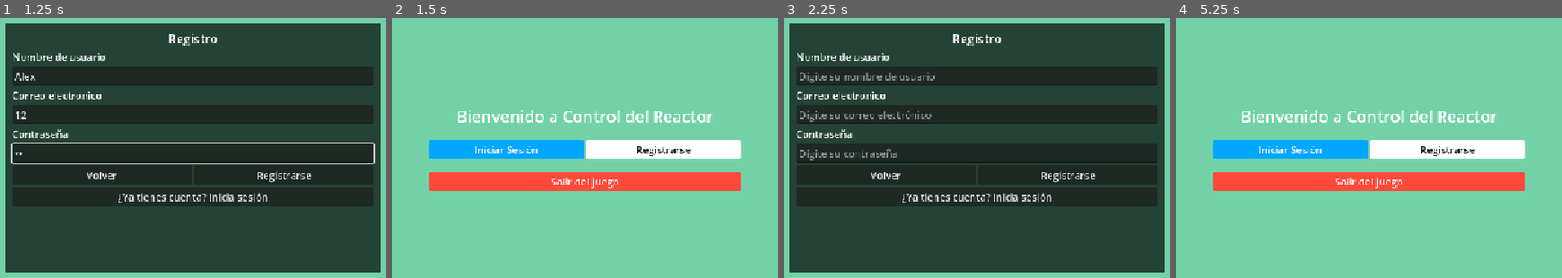
Above: before the commit, frames 1-4 (left to right).
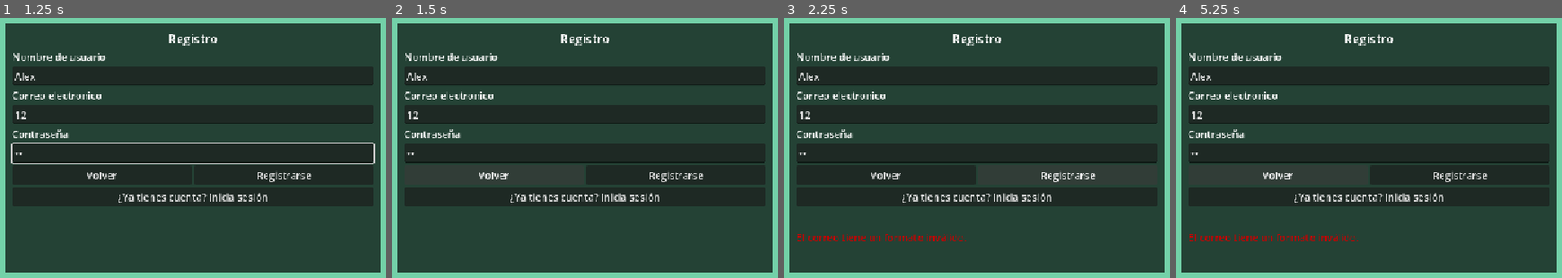
Above: after the commit, the same moments.

Repository: Jbarraza5010/control-del-reactor
Game: Godot game, scene res://scenes/auth/registro.tscn
The game is run twice, just before and just after one commit, with the same random seed, the same clock (stepped at 60 frames per second) and the same inputs. This scene is started directly instead of the project's main scene.
Inputs (mouse positions are in pixels of both pictures, inside the frame that each line leads up to):
- Up to frame 1 (1.25 s): click (193, 75) at 0.52 s; type "Alex" at 0.6 s; click (193, 114) at 0.75 s; type "12" at 0.83 s; click (193, 153) at 0.98 s; type "12" at 1.07 s
- Up to frame 2 (1.5 s): click "Volver" at 1.25 s
- Up to frame 3 (2.25 s): click "Registrarse" at 2 s
- Up to frame 4 (5.25 s): click "Registrarse" at 2.75 s; click "¿Ya tienes cuenta? Inicia ses…" at 3.5 s; click (1369, 137) at 4.25 s, where only the run before the commit has a clickable "¿Olvidaste tu contraseña? Cli…"; click "Volver" at 5 s

Frame 1 is identical in both runs. In frame 2, 93% of the frame differs, in the area x 1-99%, y 2-98%; in frame 3, 1.7%; in frame 4, 93%.
Error after the commit: Invalid call. Nonexistent function 'ir_a' in base 'Nil'. (res://scripts/HUD/registro.gd:14)

Commit message:
Revert "Merge branch 'develop' into feature/US-001-interfaz-registro"
This reverts commit 5af5518001340951c347cdb51920023821f5bb61, reversing
changes made to cb53069c473ae755b2a9621703dccce1049e19d0.

Diff:
--- a/client/scenes/auth/login.tscn
+++ /dev/null
@@ -1,104 +0,0 @@
-[gd_scene format=3 uid="uid://41unkilaelnk"]
-
-[ext_resource type="Script" uid="uid://bb6ng2x8f36xw" path="res://scripts/HUD/login.gd" id="1_aou2x"]
-
-[sub_resource type="LabelSettings" id="LabelSettings_lg6fp"]
-font_size = 20
-
-[sub_resource type="LabelSettings" id="LabelSettings_8wugm"]
-font_color = Color(0.8, 0, 0, 1)
-
-[node name="Login" type="Control" unique_id=1924561105]
-layout_mode = 3
-anchors_preset = 15
-anchor_right = 1.0
-anchor_bottom = 1.0
-grow_horizontal = 2
-grow_vertical = 2
-script = ExtResource("1_aou2x")
-
-[node name="ColorRect" type="ColorRect" parent="." unique_id=1113863558]
-layout_mode = 1
-anchors_preset = 15
-anchor_right = 1.0
-anchor_bottom = 1.0
-grow_horizontal = 2
-grow_vertical = 2
-color = Color(0.4509804, 0.81960785, 0.65882355, 1)
-
-[node name="CenterContainer" type="CenterContainer" parent="." unique_id=311119976]
-layout_mode = 1
-anchors_preset = 15
-anchor_right = 1.0
-anchor_bottom = 1.0
-grow_horizontal = 2
-grow_vertical = 2
-
-[node name="ColorRect" type="ColorRect" parent="CenterContainer" unique_id=471825461]
-custom_minimum_size = Vector2(600, 400)
-layout_mode = 2
-color = Color(0, 0, 0, 0.6862745)
-
-[node name="MarginContainer" type="MarginContainer" parent="CenterContainer/ColorRect" unique_id=1430207895]
-layout_mode = 1
-anchors_preset = 15
-anchor_right = 1.0
-anchor_bottom = 1.0
-grow_horizontal = 2
-grow_vertical = 2
-theme_override_constants/margin_left = 10
-theme_override_constants/margin_top = 10
-theme_override_constants/margin_right = 10
-theme_override_constants/margin_bottom = 10
-
-[node name="VBoxContainer" type="VBoxContainer" parent="CenterContainer/ColorRect/MarginContainer" unique_id=2034939488]
-layout_mode = 2
-
-[node name="Titulo" type="Label" parent="CenterContainer/ColorRect/MarginContainer/VBoxContainer" unique_id=1786059993]
-layout_mode = 2
-text = "Inicio de sesión"
-label_settings = SubResource("LabelSettings_lg6fp")
-horizontal_alignment = 1
-
-[node name="TituloCorreo" type="Label" parent="CenterContainer/ColorRect/MarginContainer/VBoxContainer" unique_id=1795856820]
-layout_mode = 2
-text = "Correo electronico"
-
-[node name="CampoCorreo" type="LineEdit" parent="CenterContainer/ColorRect/MarginContainer/VBoxContainer" unique_id=999793593]
-layout_mode = 2
-placeholder_text = "Digite su correo electrónico"
-
-[node name="TituloContrasena" type="Label" parent="CenterContainer/ColorRect/MarginContainer/VBoxContainer" unique_id=191650836]
-layout_mode = 2
-text = "Contraseña"
-
-[node name="CampoContrasena" type="LineEdit" parent="CenterContainer/ColorRect/MarginContainer/VBoxContainer" unique_id=1428100937]
-layout_mode = 2
-placeholder_text = "Digite su contraseña"
-secret = true
-
-[node name="BotonIrRecuperacion" type="Button" parent="CenterContainer/ColorRect/MarginContainer/VBoxContainer" unique_id=544498983]
-layout_mode = 2
-text = "¿Olvidaste tu contraseña? Clic aquí"
-
-[node name="HBoxContainer" type="HBoxContainer" parent="CenterContainer/ColorRect/MarginContainer/VBoxContainer" unique_id=1842642052]
-layout_mode = 2
-
-[node name="BotonVolver" type="Button" parent="CenterContainer/ColorRect/MarginContainer/VBoxContainer/HBoxContainer" unique_id=493396154]
-layout_mode = 2
-size_flags_horizontal = 3
-text = "Volver"
-
-[node name="BotonLogin" type="Button" parent="CenterContainer/ColorRect/MarginContainer/VBoxContainer/HBoxContainer" unique_id=348863274]
-layout_mode = 2
-size_flags_horizontal = 3
-text = "Iniciar sesión"
-
-[node name="BotonIrRegistro" type="Button" parent="CenterContainer/ColorRect/MarginContainer/VBoxContainer" unique_id=423926991]
-layout_mode = 2
-text = "¿No tienes cuenta? Registrate aquí"
-
-[node name="LabelMensaje" type="Label" parent="CenterContainer/ColorRect/MarginContainer/VBoxContainer" unique_id=1102229563]
-layout_mode = 2
-label_settings = SubResource("LabelSettings_8wugm")
-autowrap_mode = 1
--- a/client/scenes/common/dato_estadistica.tscn
+++ /dev/null
@@ -1,41 +0,0 @@
-[gd_scene format=3 uid="uid://b2573bx0ab7hn"]
-
-[sub_resource type="LabelSettings" id="LabelSettings_8w0r3"]
-font_size = 20
-
-[sub_resource type="LabelSettings" id="LabelSettings_h4t55"]
-font_size = 25
-
-[node name="DatoEstadistica" type="ColorRect" unique_id=1870040779]
-anchors_preset = 15
-anchor_right = 1.0
-anchor_bottom = 1.0
-grow_horizontal = 2
-grow_vertical = 2
-size_flags_horizontal = 3
-color = Color(0, 0, 0, 0.6862745)
-
-[node name="MarginContainer" type="MarginContainer" parent="." unique_id=1068666006]
-layout_mode = 1
-anchors_preset = 15
-anchor_right = 1.0
-anchor_bottom = 1.0
-grow_horizontal = 2
-grow_vertical = 2
-
-[node name="VBoxContainer" type="VBoxContainer" parent="MarginContainer" unique_id=82914176]
-layout_mode = 2
-
-[node name="Titulo" type="Label" parent="MarginContainer/VBoxContainer" unique_id=1166151224]
-layout_mode = 2
-size_flags_vertical = 6
-text = "title"
-label_settings = SubResource("LabelSettings_8w0r3")
-horizontal_alignment = 1
-
-[node name="Valor" type="Label" parent="MarginContainer/VBoxContainer" unique_id=1493934207]
-layout_mode = 2
-size_flags_vertical = 6
-text = "value"
-label_settings = SubResource("LabelSettings_h4t55")
-horizontal_alignment = 1
--- a/client/scenes/entrada.tscn
+++ /dev/null
@@ -1,102 +0,0 @@
-[gd_scene format=3 uid="uid://c3hasbibkvdjk"]
-
-[ext_resource type="Script" uid="uid://bdlqqavkh0eem" path="res://scripts/HUD/entrada.gd" id="1_lqjpw"]
-
-[sub_resource type="LabelSettings" id="LabelSettings_h4t55"]
-font_size = 26
-
-[sub_resource type="StyleBoxFlat" id="StyleBoxFlat_lqjpw"]
-content_margin_left = 4.0
-content_margin_top = 4.0
-content_margin_right = 4.0
-content_margin_bottom = 4.0
-bg_color = Color(0, 0.6509804, 1, 1)
-corner_radius_top_left = 3
-corner_radius_top_right = 3
-corner_radius_bottom_right = 3
-corner_radius_bottom_left = 3
-corner_detail = 5
-
-[sub_resource type="StyleBoxFlat" id="StyleBoxFlat_2x46s"]
-content_margin_left = 4.0
-content_margin_top = 4.0
-content_margin_right = 4.0
-content_margin_bottom = 4.0
-bg_color = Color(1, 1, 1, 1)
-corner_radius_top_left = 3
-corner_radius_top_right = 3
-corner_radius_bottom_right = 3
-corner_radius_bottom_left = 3
-corner_detail = 5
-
-[sub_resource type="StyleBoxFlat" id="StyleBoxFlat_vjipu"]
-content_margin_left = 4.0
-content_margin_top = 4.0
-content_margin_right = 4.0
-content_margin_bottom = 4.0
-bg_color = Color(1, 0.28469148, 0.22287801, 1)
-corner_radius_top_left = 3
-corner_radius_top_right = 3
-corner_radius_bottom_right = 3
-corner_radius_bottom_left = 3
-corner_detail = 5
-
-[node name="Entrada" type="Control" unique_id=439115292]
-layout_mode = 3
-anchors_preset = 15
-anchor_right = 1.0
-anchor_bottom = 1.0
-grow_horizontal = 2
-grow_vertical = 2
-script = ExtResource("1_lqjpw")
-
-[node name="ColorRect" type="ColorRect" parent="." unique_id=1131914461]
-layout_mode = 1
-anchors_preset = 15
-anchor_right = 1.0
-anchor_bottom = 1.0
-grow_horizontal = 2
-grow_vertical = 2
-color = Color(0.4509804, 0.81960785, 0.65882355, 1)
-
-[node name="CenterContainer" type="CenterContainer" parent="." unique_id=1501306428]
-layout_mode = 1
-anchors_preset = 15
-anchor_right = 1.0
-anchor_bottom = 1.0
-grow_horizontal = 2
-grow_vertical = 2
-
-[node name="VBoxContainer" type="VBoxContainer" parent="CenterContainer" unique_id=1282602254]
-custom_minimum_size = Vector2(500, 0)
-layout_mode = 2
-theme_override_constants/separation = 20
-
-[node name="Titulo" type="Label" parent="CenterContainer/VBoxContainer" unique_id=2065746605]
-layout_mode = 2
-text = "Bienvenido a Control del Reactor"
-label_settings = SubResource("LabelSettings_h4t55")
-horizontal_alignment = 1
-
-[node name="HBoxContainer" type="HBoxContainer" parent="CenterContainer/VBoxContainer" unique_id=1423096673]
-layout_mode = 2
-
-[node name="BotonLogin" type="Button" parent="CenterContainer/VBoxContainer/HBoxContainer" unique_id=829493728]
-layout_mode = 2
-size_flags_horizontal = 3
-theme_override_colors/font_color = Color(1, 1, 1, 1)
-theme_override_styles/normal = SubResource("StyleBoxFlat_lqjpw")
-text = "Iniciar Sesión"
-
-[node name="BotonRegistro" type="Button" parent="CenterContainer/VBoxContainer/HBoxContainer" unique_id=1211420498]
-layout_mode = 2
-size_flags_horizontal = 3
-theme_override_colors/font_color = Color(0, 0, 0, 1)
-theme_override_styles/normal = SubResource("StyleBoxFlat_2x46s")
-text = "Registrarse"
-
-[node name="BotonSalir" type="Button" parent="CenterContainer/VBoxContainer" unique_id=378114274]
-layout_mode = 2
-theme_override_colors/font_color = Color(1, 1, 1, 1)
-theme_override_styles/normal = SubResource("StyleBoxFlat_vjipu")
-text = "Salir del juego"
--- a/client/scenes/mainmenu.tscn
+++ /dev/null
@@ -1,75 +0,0 @@
-[gd_scene format=3 uid="uid://bydrdd4rsxkqq"]
-
-[ext_resource type="Script" uid="uid://bd6m7rh8ovxop" path="res://scripts/HUD/mainmenu.gd" id="1_5mbse"]
-
-[sub_resource type="LabelSettings" id="LabelSettings_8w0r3"]
-font_size = 40
-
-[node name="Mainmenu" type="Control" unique_id=122317399]
-layout_mode = 3
-anchors_preset = 15
-anchor_right = 1.0
-anchor_bottom = 1.0
-grow_horizontal = 2
-grow_vertical = 2
-script = ExtResource("1_5mbse")
-
-[node name="ColorRect" type="ColorRect" parent="." unique_id=959708522]
-layout_mode = 1
-anchors_preset = 15
-anchor_right = 1.0
-anchor_bottom = 1.0
-grow_horizontal = 2
-grow_vertical = 2
-color = Color(0.4509804, 0.81960785, 0.65882355, 1)
-
-[node name="CenterContainer" type="CenterContainer" parent="." unique_id=2750672]
-layout_mode = 1
-anchors_preset = 15
-anchor_right = 1.0
-anchor_bottom = 1.0
-grow_horizontal = 2
-grow_vertical = 2
-
-[node name="VBoxContainer" type="VBoxContainer" parent="CenterContainer" unique_id=1970365494]
-custom_minimum_size = Vector2(300, 400)
-layout_mode = 2
-theme_override_constants/separation = 30
-
-[node name="Titulo" type="Label" parent="CenterContainer/VBoxContainer" unique_id=1194869157]
-layout_mode = 2
-text = "CONTROL DEL REACTOR"
-label_settings = SubResource("LabelSettings_8w0r3")
-horizontal_alignment = 1
-
-[node name="BotonJugar" type="Button" parent="CenterContainer/VBoxContainer" unique_id=483563925]
-layout_mode = 2
-size_flags_vertical = 3
-theme_override_font_sizes/font_size = 25
-text = "Jugar"
-
-[node name="BotonPanel" type="Button" parent="CenterContainer/VBoxContainer" unique_id=943251484]
-layout_mode = 2
-size_flags_vertical = 3
-theme_override_font_sizes/font_size = 25
-text = "Configurar Mando"
-
-[node name="BotonQuit" type="Button" parent="CenterContainer/VBoxContainer" unique_id=1709459708]
-layout_mode = 2
-size_flags_vertical = 3
-theme_override_font_sizes/font_size = 25
-text = "Salir"
-
-[node name="BotonPerfil" type="Button" parent="." unique_id=1463802166]
-custom_minimum_size = Vector2(100, 100)
-layout_mode = 1
-anchors_preset = 3
-anchor_left = 1.0
-anchor_top = 1.0
-anchor_right = 1.0
-anchor_bottom = 1.0
-offset_left = -8.0
-offset_top = -8.0
-grow_horizontal = 0
-grow_vertical = 0
-text = "Perfil"
--- a/client/scenes/profile/perfil.tscn
+++ /dev/null
@@ -1,74 +0,0 @@
-[gd_scene format=3 uid="uid://n447kwtgj5cp"]
-
-[ext_resource type="Script" uid="uid://bnop3xnrddv6d" path="res://scripts/HUD/perfil.gd" id="1_7lmdw"]
-[ext_resource type="PackedScene" uid="uid://b2573bx0ab7hn" path="res://scenes/common/dato_estadistica.tscn" id="2_264j0"]
-
-[node name="Perfil" type="Control" unique_id=971091188]
-layout_mode = 3
-anchors_preset = 15
-anchor_right = 1.0
-anchor_bottom = 1.0
-grow_horizontal = 2
-grow_vertical = 2
-script = ExtResource("1_7lmdw")
-
-[node name="ColorRect" type="ColorRect" parent="." unique_id=1678671127]
-layout_mode = 1
-anchors_preset = 15
-anchor_right = 1.0
-anchor_bottom = 1.0
-grow_horizontal = 2
-grow_vertical = 2
-color = Color(0.4509804, 0.81960785, 0.65882355, 1)
-
-[node name="CenterContainer" type="CenterContainer" parent="." unique_id=1990170730]
-layout_mode = 1
-anchors_preset = 15
-anchor_right = 1.0
-anchor_bottom = 1.0
-grow_horizontal = 2
-grow_vertical = 2
-
-[node name="ColorRect" type="ColorRect" parent="CenterContainer" unique_id=2006049946]
-custom_minimum_size = Vector2(1000, 500)
-layout_mode = 2
-color = Color(0, 0, 1, 1)
-
-[node name="MarginContainer" type="MarginContainer" parent="CenterContainer/ColorRect" unique_id=1538674809]
-layout_mode = 1
-anchors_preset = 15
-anchor_right = 1.0
-anchor_bottom = 1.0
-grow_horizontal = 2
-grow_vertical = 2
-theme_override_constants/margin_left = 50
-theme_override_constants/margin_top = 25
-theme_override_constants/margin_right = 25
-theme_override_constants/margin_bottom = 50
-
-[node name="VBoxContainer" type="VBoxContainer" parent="CenterContainer/ColorRect/MarginContainer" unique_id=1530330098]
-layout_mode = 2
-
-[node name="NombreJugador" type="Label" parent="CenterContainer/ColorRect/MarginContainer/VBoxContainer" unique_id=887756083]
-layout_mode = 2
-size_flags_vertical = 6
-text = "PLAYER NAME"
-
-[node name="HBoxContainer" type="HBoxContainer" parent="CenterContainer/ColorRect/MarginContainer/VBoxContainer" unique_id=2053383616]
-layout_mode = 2
-size_flags_vertical = 3
-size_flags_stretch_ratio = 2.0
-
-[node name="DatoEstadistica" parent="CenterContainer/ColorRect/MarginContainer/VBoxContainer/HBoxContainer" unique_id=741568416 instance=ExtResource("2_264j0")]
-layout_mode = 2
-
-[node name="DatoEstadistica2" parent="CenterContainer/ColorRect/MarginContainer/VBoxContainer/HBoxContainer" unique_id=449457873 instance=ExtResource("2_264j0")]
-layout_mode = 2
-
-[node name="DatoEstadistica3" parent="CenterContainer/ColorRect/MarginContainer/VBoxContainer/HBoxContainer" unique_id=1607371316 instance=ExtResource("2_264j0")]
-layout_mode = 2
-
-[node name="BotonVolver" type="Button" parent="CenterContainer/ColorRect/MarginContainer/VBoxContainer" unique_id=1860025606]
-layout_mode = 2
-size_flags_vertical = 3
-text = "Volver al titulo"
--- a/client/scripts/HUD/entrada.gd
+++ /dev/null
@@ -1,10 +0,0 @@
-extends Control
-
-@onready var boton_ir_login: Button =  $CenterContainer/VBoxContainer/HBoxContainer/BotonLogin
-@onready var boton_ir_registro: Button = $CenterContainer/VBoxContainer/HBoxContainer/BotonRegistro
-@onready var boton_quit: Button = $CenterContainer/VBoxContainer/BotonSalir
-
-func _ready() -> void:
-	boton_ir_login.pressed.connect(func(): Navegacion.ir_a("auth/login"))
-	boton_ir_registro.pressed.connect(func(): Navegacion.ir_a("auth/registro"))
-	boton_quit.pressed.connect(func(): get_tree().quit())
--- a/client/scripts/HUD/login.gd
+++ /dev/null
@@ -1,38 +0,0 @@
-extends Control
-
-@onready var campo_correo: LineEdit = $CenterContainer/ColorRect/MarginContainer/VBoxContainer/CampoCorreo
-@onready var campo_contrasena: LineEdit = $CenterContainer/ColorRect/MarginContainer/VBoxContainer/CampoContrasena
-@onready var boton_ir_recuperacion: Button = $CenterContainer/ColorRect/MarginContainer/VBoxContainer/BotonIrRecuperacion
-@onready var boton_volver: Button = $CenterContainer/ColorRect/MarginContainer/VBoxContainer/HBoxContainer/BotonVolver
-@onready var boton_login: Button = $CenterContainer/ColorRect/MarginContainer/VBoxContainer/HBoxContainer/BotonLogin
-@onready var boton_ir_registro: Button = $CenterContainer/ColorRect/MarginContainer/VBoxContainer/BotonIrRegistro
-@onready var label_mensaje: Label = $CenterContainer/ColorRect/MarginContainer/VBoxContainer/LabelMensaje
-
-var MOCKING := true
-
-func _ready() -> void:
-	boton_ir_recuperacion.pressed.connect(func(): Navegacion.ir_a("auth/recuperacion"))
-	boton_volver.pressed.connect(func(): Navegacion.ir_a("entrada"))
-	boton_login.pressed.connect(_al_iniciar_sesion)
-	boton_ir_registro.pressed.connect(func(): Navegacion.ir_a("auth/registro"))
-
-func _al_iniciar_sesion() -> void:
-	# Validaciones de campos no vacíos
-	var correo := campo_correo.text.strip_edges()
-	var contrasena := campo_contrasena.text
-
-	if ValidacionCuenta.validar_login(correo, contrasena) != "":
-		label_mensaje.text = ValidacionCuenta.validar_login(correo, contrasena)
-
-
-
-	if MOCKING:
-		# Asuma las credenciales:
-		# correo: test@testing.com
-		# contraseña: 12345678
-		if correo == "test@testing.com" and  contrasena == "12345678":
-			label_mensaje.text = "Inicio de sesión exitoso. Redirigiendo"
-			await get_tree().create_timer(0.5).timeout
-			Navegacion.ir_a("mainmenu")
-		else:
-			label_mensaje.text = "Correo o contraseña incorrecta. Intente otra vez"
--- a/client/scripts/HUD/mainmenu.gd
+++ /dev/null
@@ -1,11 +0,0 @@
-extends Control
-
-@onready var boton_jugar: Button = $CenterContainer/VBoxContainer/BotonJugar
-@onready var boton_panel: Button = $CenterContainer/VBoxContainer/BotonPanel
-@onready var boton_quit: Button = $CenterContainer/VBoxContainer/BotonQuit
-@onready var boton_perfil: Button = $BotonPerfil
-
-func _ready() -> void:
-	boton_panel.pressed.connect(func(): Navegacion.ir_a("hardware/panel_fisico"))
-	boton_perfil.pressed.connect(func(): Navegacion.ir_a("profile/perfil"))
-	boton_quit.pressed.connect(func(): get_tree().quit())
--- a/client/scripts/HUD/perfil.gd
+++ /dev/null
@@ -1,6 +0,0 @@
-extends Control
-
-@onready var boton_volver : Button = $CenterContainer/ColorRect/MarginContainer/VBoxContainer/BotonVolver
-
-func _ready() -> void:
-	boton_volver.pressed.connect(func(): Navegacion.ir_a("mainmenu"))
--- a/client/scripts/autoload/navegacion.gd
+++ /dev/null
@@ -1,4 +0,0 @@
-extends Node
-
-func ir_a(nombre_escena: String) -> void:
-	get_tree().change_scene_to_file("res://scenes/%s.tscn" % nombre_escena)
--- a/client/scripts/classes/ValidacionCuenta.gd
+++ b/client/scripts/classes/ValidacionCuenta.gd
@@ -59,8 +59,7 @@
 	return ""
 
 # Validación del login
-static func validar_login(correo: String, contrasena: String) -> String:
-	# Validar si el campo de correo o contrasena no estan vacios
-	if correo.is_empty() or contrasena.is_empty():
+static func validar_login(identificador: String, contrasena: String) -> String:
+	if identificador.is_empty() or contrasena.is_empty():
 		return "Ingrese su correo y contraseña."
 	return ""
Not shown, removed: client/scripts/HUD/entrada.gd.uid
Not shown, removed: client/scripts/HUD/login.gd.uid
Not shown, removed: client/scripts/HUD/mainmenu.gd.uid
Not shown, removed: client/scripts/HUD/perfil.gd.uid
Not shown, removed: client/scripts/autoload/navegacion.gd.uid
Not shown, added: client/scripts/services/api.gd.uid
Not shown, removed: backend/tools/sql_delivery/alembic.ini
Not shown, removed: docs/arquitectura/modelo-datos-moises.md
Not shown, removed: docs/sql/01_instalacion_base_vacia.sql
Not shown, removed: docs/sql/02_actualizar_desde_0001.sql
Not shown, removed: docs/sql/03_actualizar_desde_0002.sql
Not shown, removed: docs/sql/04_actualizar_desde_0003.sql
(and 4 more such lines)
